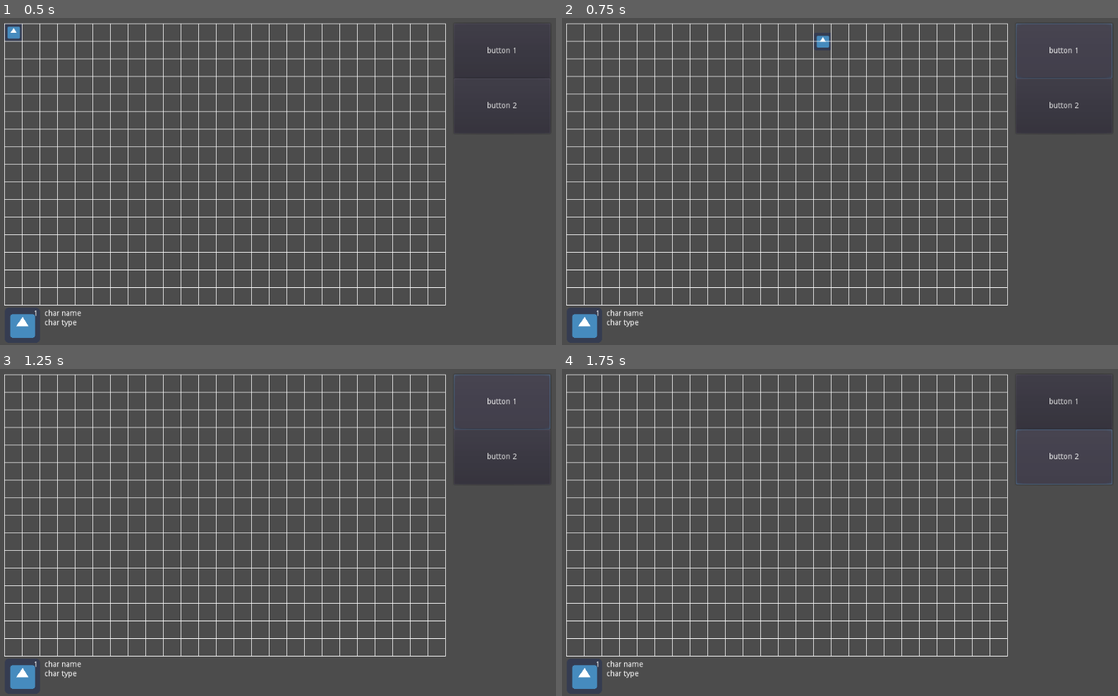
Above: before the commit, frames 1-4 (two rows, left to right).
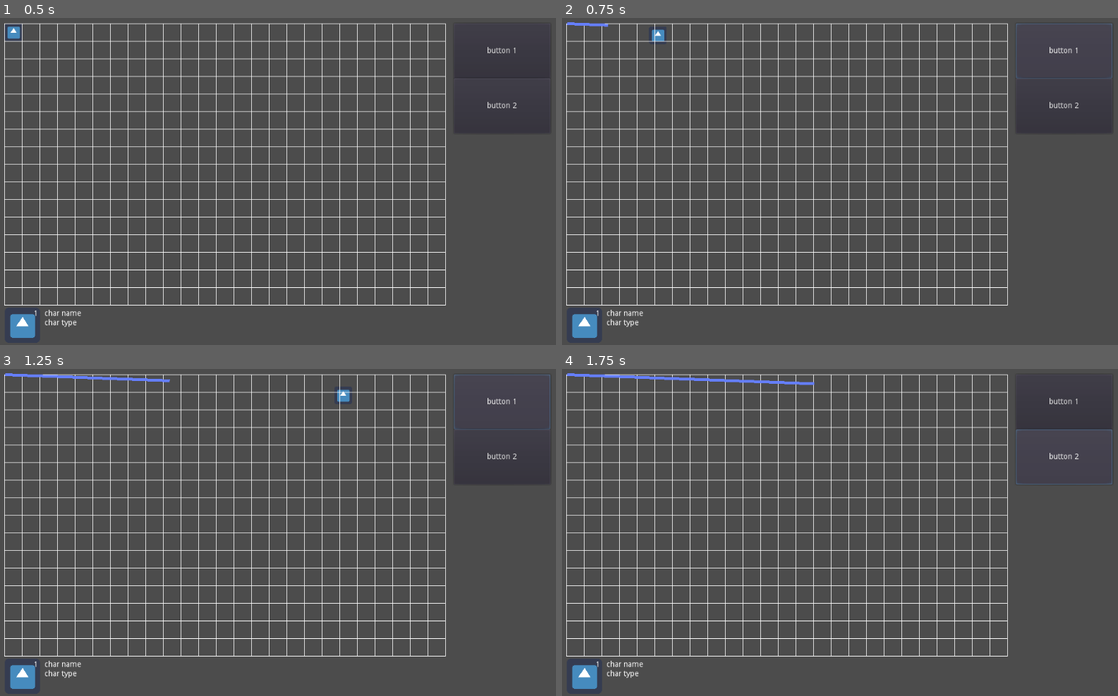
Above: after the commit, the same moments.

Repository: DevelopedAphid/Dungeons-and-Degenerate-Gamblers
Game: Godot game, scene res://GUI.tscn
Two runs of this game, one before a commit and one after it. Both use one fixed random seed, a clock stepped at 60 frames per second and the inputs below. The engine's default icon, where the game draws it, is replaced by a stand-in: a white triangle on a blue panel in a dark square.
Inputs:
- Up to frame 1 (0.5 s): no input
- Up to frame 2 (0.75 s): click "button 1" at 0.5 s
- Up to frame 3 (1.25 s): no input
- Up to frame 4 (1.75 s): click "button 2" at 1.25 s

Frame 1 is identical in both runs. In frame 2, 0.2% of the frame differs, in the area x 0-49%, y 1-10%; in frame 3, 0.4%; in frame 4, 0.4%, in the area x 0-46%, y 1-5%.

Commit message:
movement path
WIP - not working right just yet

Diff:
--- a/GUI.tscn
+++ b/GUI.tscn
@@ -1,10 +1,11 @@
-[gd_scene load_steps=6 format=2]
+[gd_scene load_steps=7 format=2]
 
 [ext_resource path="res://ActionFrame.gd" type="Script" id=1]
 [ext_resource path="res://GUI.gd" type="Script" id=2]
 [ext_resource path="res://icon.png" type="Texture" id=3]
 [ext_resource path="res://GridCreator.gd" type="Script" id=4]
 [ext_resource path="res://Character.gd" type="Script" id=5]
+[ext_resource path="res://MovementLine.gd" type="Script" id=6]
 
 [node name="GUI" type="Node2D"]
 script = ExtResource( 2 )
@@ -20,13 +21,15 @@
 script = ExtResource( 5 )
 
 [node name="Tween" type="Tween" parent="ActionFrame/Character"]
-playback_speed = 3.0
-playback/speed = 3.0
 
 [node name="GridCreator" type="Line2D" parent="ActionFrame"]
 width = 1.0
 default_color = Color( 1, 1, 1, 1 )
 script = ExtResource( 4 )
+
+[node name="MovementLine" type="Line2D" parent="ActionFrame"]
+scale = Vector2( 0.5, 0.5 )
+script = ExtResource( 6 )
 
 [node name="CharacterInfoView" type="Node2D" parent="."]
 
@@ -74,3 +77,5 @@
 }
 
 [connection signal="tween_all_completed" from="ActionFrame/Character/Tween" to="ActionFrame/Character" method="_on_Tween_tween_all_completed"]
+[connection signal="tween_started" from="ActionFrame/Character/Tween" to="ActionFrame/MovementLine" method="_on_Tween_tween_started"]
+[connection signal="tween_step" from="ActionFrame/Character/Tween" to="ActionFrame/MovementLine" method="_on_Tween_tween_step"]
--- /dev/null
+++ b/MovementLine.gd
@@ -0,0 +1,17 @@
+extends Line2D
+
+var character: Sprite
+
+func _ready():
+	character = get_parent().get_node("Character")
+	add_point(character.global_position)
+	add_point(character.global_position)
+	print(character.global_position)
+
+
+func _on_Tween_tween_started(object, key):
+	points[0] = character.global_position
+
+
+func _on_Tween_tween_step(object, key, elapsed, value):
+	points[1] = character.global_position
